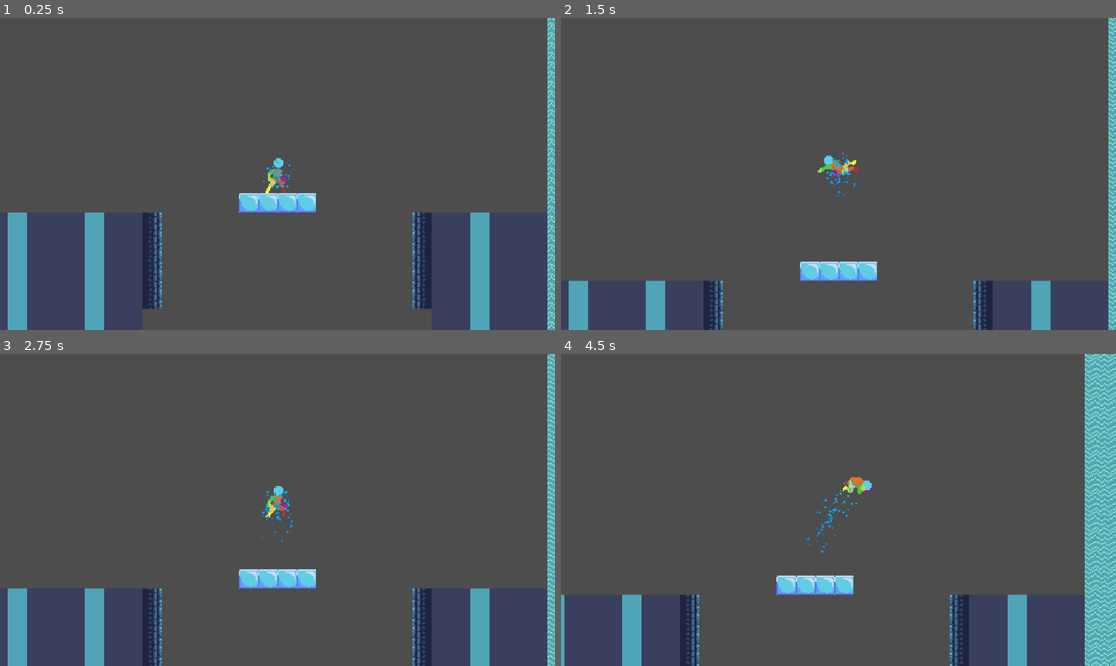
Above: before the commit, frames 1-4 (two rows, left to right).
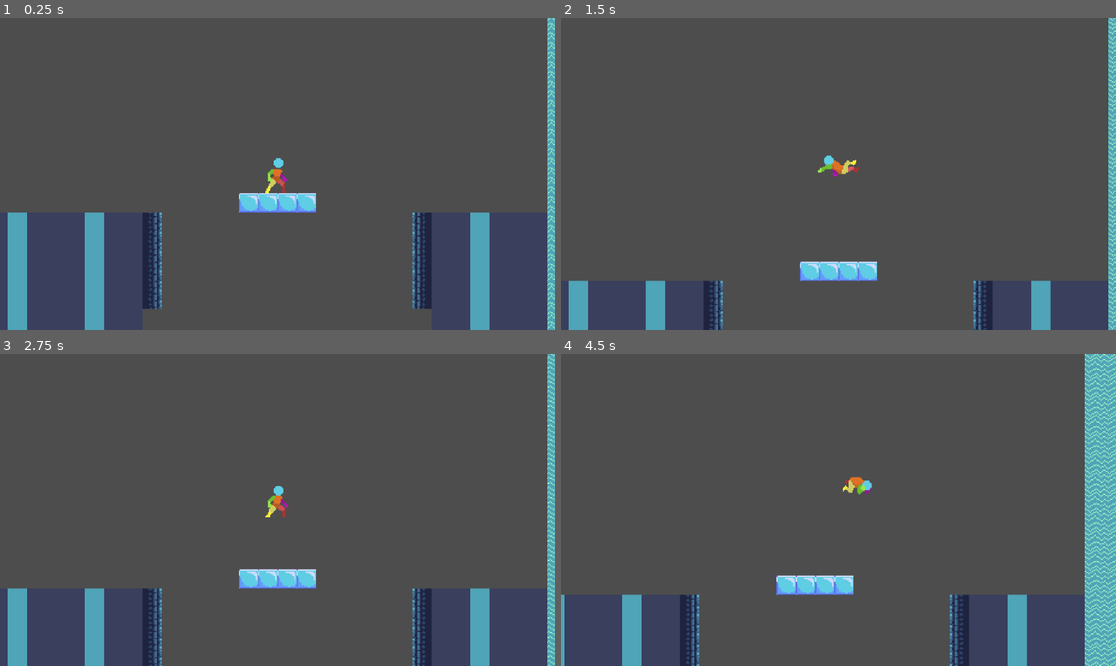
Above: after the commit, the same moments.

Repository: JakeCreatesStuff/Project-Fishtick
Game: Godot game, scene res://levels/test_level.tscn
Two runs of this game, one before a commit and one after it. Both use one fixed random seed, a clock stepped at 60 frames per second and the inputs below.
Inputs (mouse positions are in pixels of both pictures, inside the frame that each line leads up to):
- Up to frame 1 (0.25 s): no input
- Up to frame 2 (1.5 s): tap Enter (ui_accept) at 0.5, 0.6 s; move the mouse to (960, 158) at 0.52 s; hold Right (ui_right) from 0.53 s (still down); tap Space (jump) at 0.77, 0.8, 1.07, 1.35 s; move the mouse to (727, 189) at 1.27 s
- Up to frame 3 (2.75 s): tap Space (jump) at 1.52, 1.82, 2.3 s; tap Enter (ui_accept) at 1.55 s; move the mouse to (333, 441) at 2.02 s; release Right (ui_right) at 2.03 s; hold Left (ui_left) from 2.03 s (still down); tap Shift (dash) at 2.1 s
- Up to frame 4 (4.5 s): move the mouse to (810, 572) at 2.77 s; release Left (ui_left) at 2.78 s; hold Right (ui_right) 2.78-4.28 s; tap Enter (ui_accept) at 2.85, 3.6 s; tap Space (jump) at 3.02, 3.32, 3.77, 3.8, 4.07, 4.35 s; move the mouse to (1005, 556) at 3.52 s; tap F1 (test) at 4.15 s; move the mouse to (672, 463) at 4.27 s; hold Left (ui_left) from 4.28 s (still down)

The runs differ from the first frame. In frame 1, less than 0.1% of the frame differs, in the area x 47-53%, y 45-55%; in frame 2, 0.1%; in frame 3, 0.1%; in frame 4, 0.2%, in the area x 44-54%, y 40-64%.

Commit message:
Shark and water mechanics

Diff:
--- a/Test movement/characters/player.gd
+++ b/Test movement/characters/player.gd
@@ -18,7 +18,7 @@
 @onready var crouch_raycast2 = $CrouchRaycast_2
 @onready var wall_raycast_right = $WallCheck_Right
 @onready var wall_raycast_left = $WallCheck_Left
-@onready var burst_particles = $CPUParticles2D
+@onready var burst_particles = $GPUParticles2D
 
 # Get the gravity from the project settings to be synced with RigidBody nodes.
 var gravity = 480
@@ -45,7 +45,11 @@
 	#burst_particles.is_emittinng
 	#var mouse_position = get_local_mouse_position().normalized()
 	# Add the gravity.
-	print(is_bursting)
+	if is_bursting:
+		burst_particles.emitting = true
+	else:
+		burst_particles.emitting = false
+
 	if !is_on_floor():
 		velocity.y += gravity * delta
 		was_in_air = true
@@ -123,7 +127,6 @@
 			#velocity.x = move_toward(velocity.x, 0, SPEED)
 			apply_friction(delta)
 
-
 	move_and_slide()
 	wall_slide(delta)
 	update_animation()
--- a/Test movement/characters/player.tscn
+++ b/Test movement/characters/player.tscn
@@ -14,6 +14,7 @@
 [ext_resource type="Texture2D" uid="uid://bx5mpg7bnkdqa" path="res://art/Asset Packs 1-5/Asset Packs 1-5/Asset Pack-V3/Player Hurt-Damaged/Player Hurt 48x48.png" id="9_nad8l"]
 [ext_resource type="Texture2D" uid="uid://lsuy70n7r0cj" path="res://art/Asset Packs 1-5/Asset Packs 1-5/Asset Pack-V3/Player Death/Player Death 64x64.png" id="10_xbkkd"]
 [ext_resource type="Texture2D" uid="uid://drglh4hlc8pk7" path="res://art/Asset Packs 1-5/Asset Packs 1-5/Asset Pack-V2/Player Roll/Player Roll 48x48.png" id="11_ltf66"]
+[ext_resource type="Texture2D" uid="uid://lrvfcmwefkpp" path="res://art/particle.png" id="15_2elvy"]
 
 [sub_resource type="AtlasTexture" id="AtlasTexture_um3vy"]
 atlas = ExtResource("2_k7ivg")
@@ -569,7 +570,29 @@
 [sub_resource type="Gradient" id="Gradient_xq76a"]
 colors = PackedColorArray(0, 0.894118, 0.843137, 1, 0.164706, 0.658824, 1, 1)
 
+[sub_resource type="ParticleProcessMaterial" id="ParticleProcessMaterial_prh83"]
+particle_flag_disable_z = true
+emission_shape = 1
+emission_sphere_radius = 11.75
+angle_min = -90.0
+angle_max = 90.0
+radial_velocity_min = 17.7
+radial_velocity_max = 27.75
+gravity = Vector3(0, -30, 0)
+radial_accel_min = -2.23517e-06
+radial_accel_max = -2.23517e-06
+tangential_accel_min = -25.0
+tangential_accel_max = 25.0
+scale_min = 0.05
+scale_max = 0.5
+collision_mode = 1
+collision_friction = 0.19
+collision_bounce = 0.44
+collision_use_scale = true
+
 [node name="player" type="CharacterBody2D"]
+collision_layer = 9
+collision_mask = 9
 script = ExtResource("1_h246c")
 DASH_VELOCITY = 400.0
 
@@ -617,6 +640,7 @@
 debug_color = Color(0.250292, 0.62046, 0.398284, 0.42)
 
 [node name="CPUParticles2D" type="CPUParticles2D" parent="."]
+emitting = false
 amount = 80
 speed_scale = 2.81
 emission_shape = 1
@@ -629,6 +653,13 @@
 color = Color(0.32549, 0.843137, 1, 1)
 color_ramp = SubResource("Gradient_xq76a")
 
+[node name="GPUParticles2D" type="GPUParticles2D" parent="."]
+emitting = false
+amount = 80
+process_material = SubResource("ParticleProcessMaterial_prh83")
+texture = ExtResource("15_2elvy")
+lifetime = 2.0
+
 [connection signal="animation_finished" from="AnimatedSprite2D" to="." method="_on_animated_sprite_2d_animation_finished"]
 [connection signal="timeout" from="dash_timer" to="." method="_on_dash_timer_timeout"]
 [connection signal="timeout" from="dash_cooldown" to="." method="_on_dash_cooldown_timeout"]
--- /dev/null
+++ b/Test movement/levels/shark.gd
@@ -0,0 +1,25 @@
+extends CharacterBody2D
+
+
+const SPEED = 300.0
+const JUMP_VELOCITY = -400.0
+
+
+func _physics_process(delta):
+	# Add the gravity.
+	if not is_on_floor():
+		velocity += get_gravity() * delta
+
+	# Handle jump.
+	if Input.is_action_just_pressed("ui_accept") and is_on_floor():
+		velocity.y = JUMP_VELOCITY
+
+	# Get the input direction and handle the movement/deceleration.
+	# As good practice, you should replace UI actions with custom gameplay actions.
+	var direction = Input.get_axis("ui_left", "ui_right")
+	if direction:
+		velocity.x = direction * SPEED
+	else:
+		velocity.x = move_toward(velocity.x, 0, SPEED)
+
+	move_and_slide()
--- a/Test movement/levels/test_level.tscn
+++ b/Test movement/levels/test_level.tscn
@@ -1,9 +1,10 @@
-[gd_scene load_steps=8 format=4 uid="uid://cfj2ljc85invv"]
+[gd_scene load_steps=9 format=4 uid="uid://cfj2ljc85invv"]
 
 [ext_resource type="TileSet" uid="uid://0ol68ehao87j" path="res://tile_sets/test_level.tres" id="1_okh7y"]
 [ext_resource type="PackedScene" uid="uid://s0shuc50m6uf" path="res://characters/player.tscn" id="3_emhbo"]
 [ext_resource type="Texture2D" uid="uid://cffspllrb8vii" path="res://art/Water+.png" id="3_k0mxj"]
 [ext_resource type="PackedScene" uid="uid://ddos1vn23r3qy" path="res://door.tscn" id="3_rte8b"]
+[ext_resource type="PackedScene" uid="uid://c7mbfdtqgn08m" path="res://shark.tscn" id="5_e6qhv"]
 
 [sub_resource type="TileSetAtlasSource" id="TileSetAtlasSource_iium3"]
 texture = ExtResource("3_k0mxj")
@@ -51,4 +52,7 @@
 [node name="CollisionShape2D" type="CollisionShape2D" parent="StaticBody2D"]
 shape = SubResource("WorldBoundaryShape2D_vfgqb")
 
+[node name="Shark" parent="." instance=ExtResource("5_e6qhv")]
+position = Vector2(-268, 384)
+
 [connection signal="crouch_signal" from="player" to="player" method="_on_crouch_signal"]
--- /dev/null
+++ b/Test movement/shark.gd
@@ -0,0 +1,19 @@
+extends CharacterBody2D
+
+var speed = 16
+var player_chase = false
+var player = null
+
+func _physics_process(delta):
+	if player_chase:
+		position += (player.position - position) / speed
+		print(player)
+
+func _on_area_2d_body_entered(body):
+	player = body
+	player_chase = true
+
+func _on_area_2d_body_exited(body):
+	print("no nom nom :(")
+	player = null
+	player_chase = false
--- /dev/null
+++ b/Test movement/shark.tscn
@@ -0,0 +1,51 @@
+[gd_scene load_steps=7 format=3 uid="uid://c7mbfdtqgn08m"]
+
+[ext_resource type="Texture2D" uid="uid://056uah8sd8i6" path="res://art/shark test.png" id="1_0ritx"]
+[ext_resource type="Script" path="res://shark.gd" id="1_lwuhg"]
+
+[sub_resource type="CapsuleShape2D" id="CapsuleShape2D_gy6p6"]
+radius = 9.0
+height = 58.0
+
+[sub_resource type="AtlasTexture" id="AtlasTexture_1mkjs"]
+atlas = ExtResource("1_0ritx")
+region = Rect2(0, 0, 639, 390)
+
+[sub_resource type="SpriteFrames" id="SpriteFrames_hbqg7"]
+animations = [{
+"frames": [{
+"duration": 1.0,
+"texture": SubResource("AtlasTexture_1mkjs")
+}],
+"loop": true,
+"name": &"default",
+"speed": 5.0
+}]
+
+[sub_resource type="CircleShape2D" id="CircleShape2D_8wq8d"]
+radius = 81.0
+
+[node name="Shark" type="CharacterBody2D"]
+collision_layer = 0
+collision_mask = 0
+script = ExtResource("1_lwuhg")
+
+[node name="CollisionShape2D" type="CollisionShape2D" parent="."]
+position = Vector2(3, 1)
+rotation = 1.5708
+shape = SubResource("CapsuleShape2D_gy6p6")
+
+[node name="AnimatedSprite2D" type="AnimatedSprite2D" parent="."]
+position = Vector2(-1.19209e-07, -2.38419e-07)
+scale = Vector2(0.1, 0.1)
+sprite_frames = SubResource("SpriteFrames_hbqg7")
+
+[node name="Area2D" type="Area2D" parent="."]
+collision_layer = 8
+collision_mask = 8
+
+[node name="CollisionShape2D" type="CollisionShape2D" parent="Area2D"]
+shape = SubResource("CircleShape2D_8wq8d")
+
+[connection signal="body_entered" from="Area2D" to="." method="_on_area_2d_body_entered"]
+[connection signal="body_exited" from="Area2D" to="." method="_on_area_2d_body_exited"]
Binary file added: Test movement/art/particle.png
Binary file added: Test movement/art/shark test.png
Not shown: 1 places in Test movement/characters/player.tscn that only renumber resources
